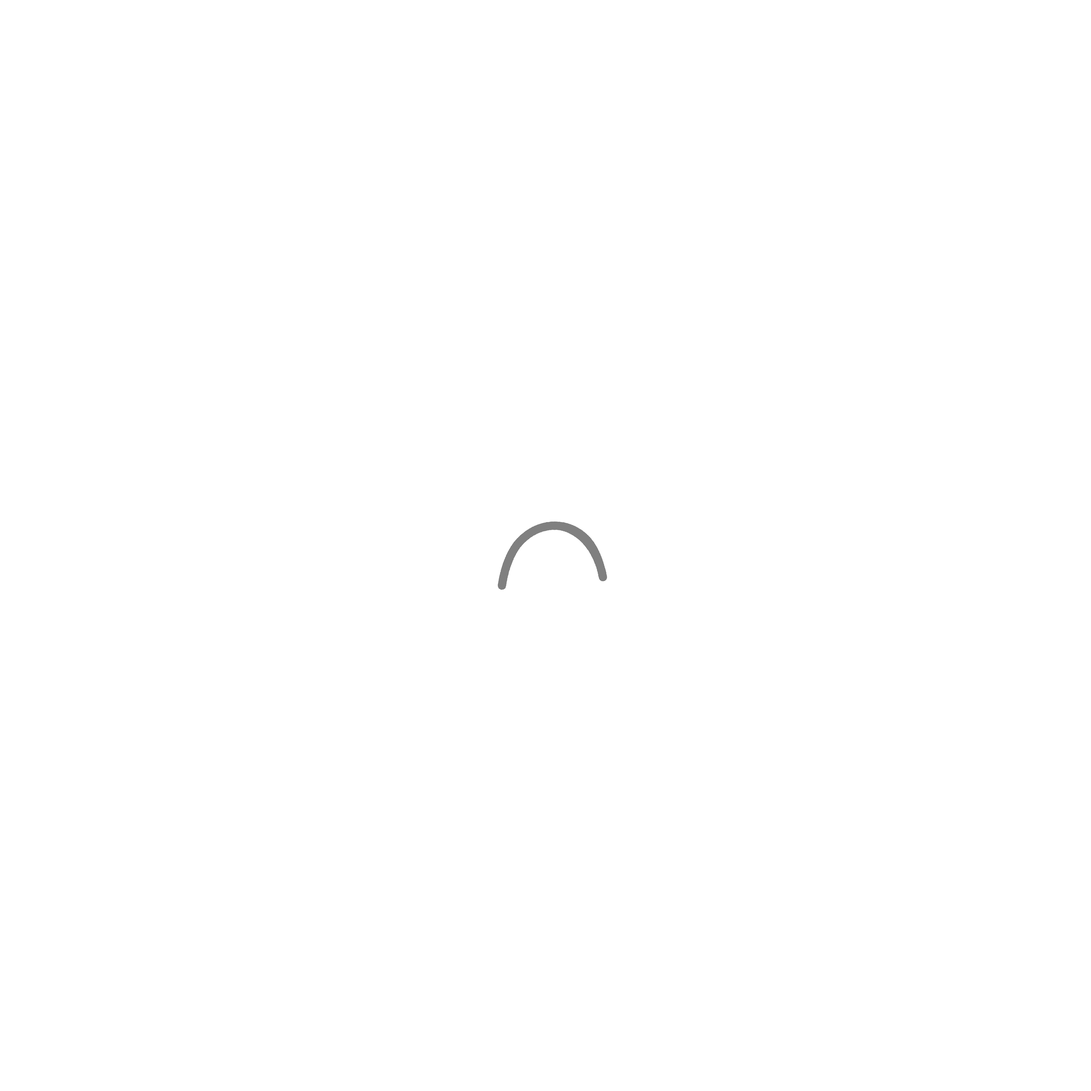
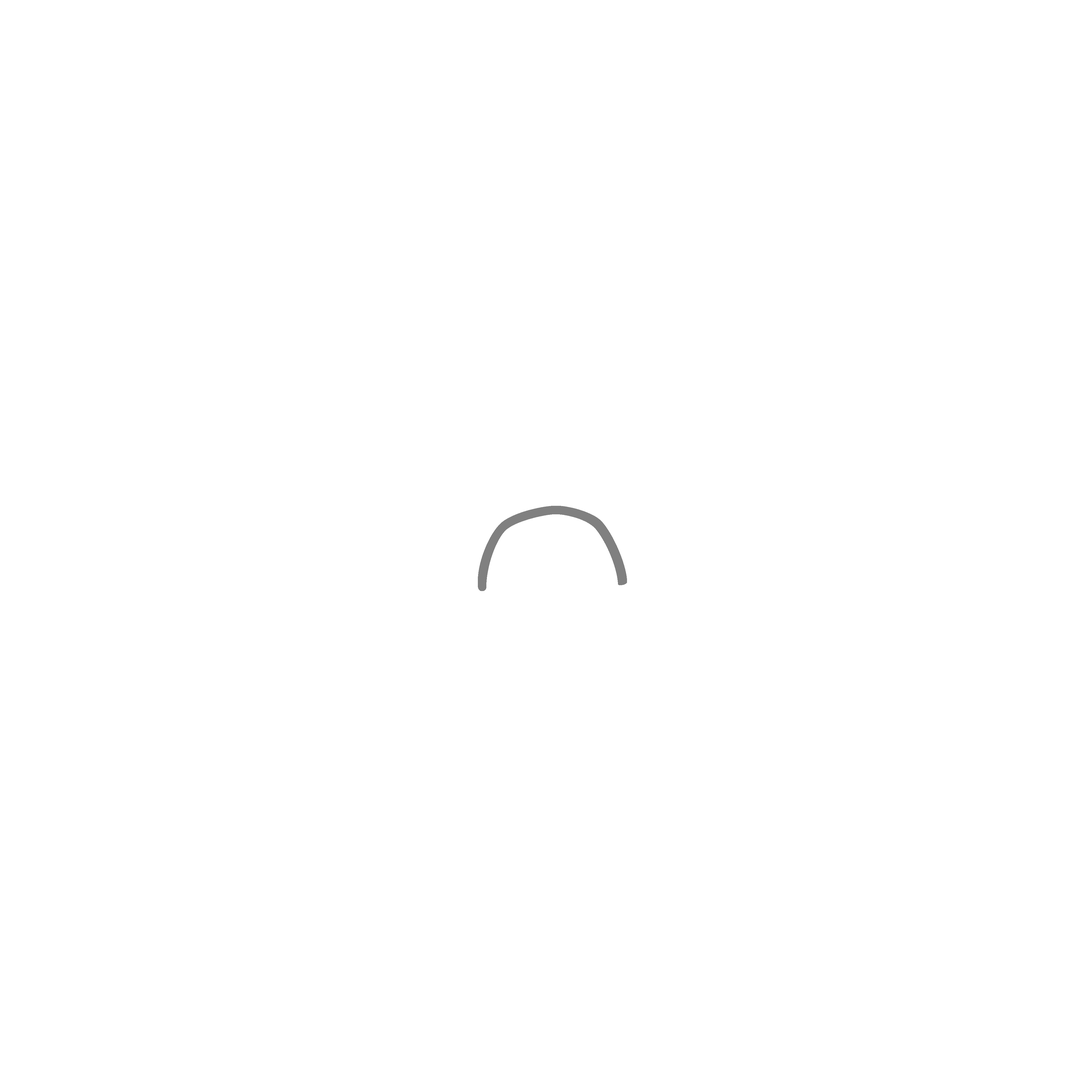
Two versions of the same layered image (1091px x 1091px). Layer-by-layer changes:
painted on "Layer 1" over bbox(478, 506, 628, 592)
